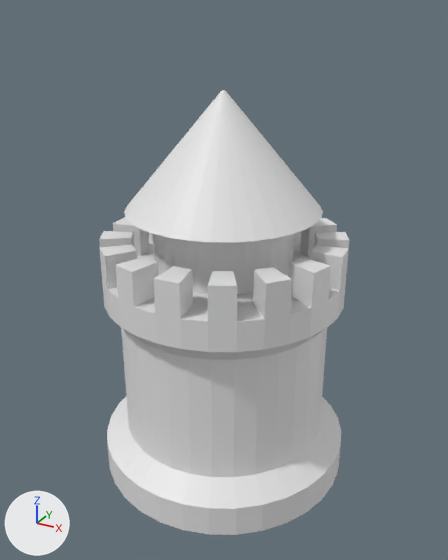
The Blender file app/models/tower.blend: old version first, new version second.
One viewpoint serves both versions: a 50 mm camera at (4.26, -7.76, 7.09) aimed at (0.04, -0.07, 3.25). Lighting does not change. The marker at lower left points along +X, +Y and +Z.
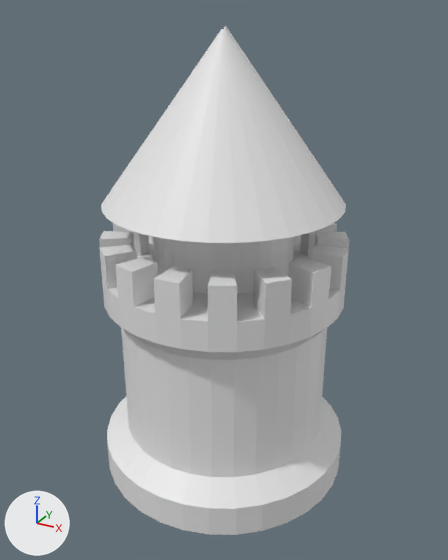
Commit message: Changing tower.blend Changing turret 3D representation from Cube to tower.blend

The change, as a list of edits to the scene's bpy script:
```text
Change me_circle:
    used by ob_circle; location = (0.0, 0.0, 0.0)
    remove me_circle.from_pydata(...)  # 580 vertices, 736 faces; spans x -2.0..2.0, y -2.0..2.0, z 0.0..6.04
    add me_circle.from_pydata(...)  # 580 vertices, 736 faces; spans x -2.0..2.0, y -2.0..2.0, z 0.0..6.87
    me_circle part 1: 65 of 580 vertices moved; they spanned x -1.46..1.45, y -1.46..1.45, z 4.36..6.04 and now span x -1.79..1.77, y -1.78..1.77, z 4.47..6.87; mean shift (0.0, 0.0, 0.45); largest move (0.01, 0.02, 6.04) -> (0.01, 0.02, 6.87)
```

Boxes [x1, y1, x2, y2] around the edits, measured in the pictures (448 x 560 px; the box of a moved part takes in the faces that stretch with it):
'Circle', reshaped (14% taller)
    before: [99, 90, 349, 535]
    after: [99, 26, 349, 535]
part 1 of me_circle, moved or reshaped
    before: [124, 90, 323, 242]
    after: [101, 26, 346, 243]
